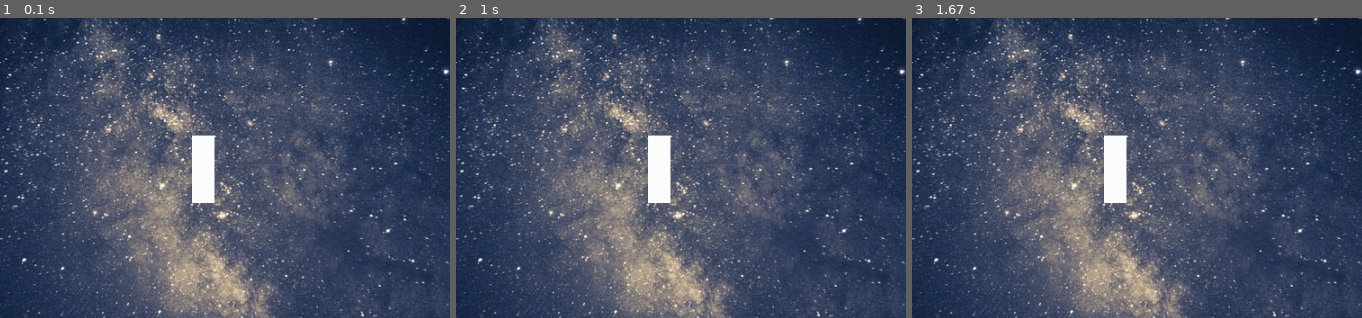
Above: before the commit, frames 1-3 (left to right).
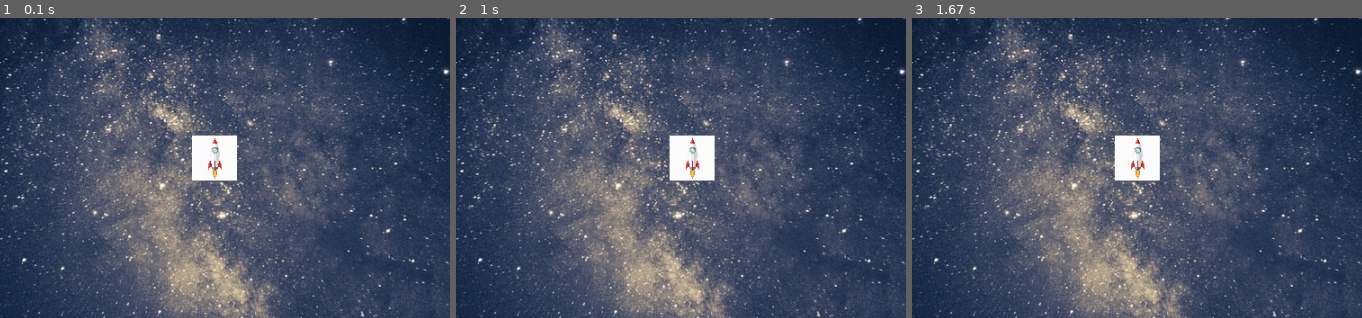
Above: after the commit, the same moments.

Repository: K-Pat/PygameProject
Game: pygame game, started from main.py
The game is run twice, just before and just after one commit, with the same random seed, the same clock (stepped at 60 frames per second) and the same inputs.
Inputs:
- Up to frame 1 (0.1 s): no input
- Up to frame 2 (1 s): hold D 0.33-0.8 s; hold D from 0.83 s (still down)
- Up to frame 3 (1.67 s): release D at 1.3 s; hold A from 1.33 s (still down)
The pictures show only the part of the screen within x 29-79%, y 30-80%; the shares and areas given below are measured in that part.

The runs differ from the first frame. In frame 1, 1.2% of the frame differs, in the area x 42-53%, y 39-62%; in frame 2, 2.7%, in the area x 42-58%, y 39-62%; in frame 3, 1.9%.

Commit message:
Movement Update :( :)
Good News: Sprite Moved

Bad News: Vedant Moved :(

Removed Player Class: Too complex will add back later

added a velocity variable

Added a temporary rocket sprite

sprite moves by velocity based of key events (K_a and K_d)

TODO:

Player class to simplify movement code

better sprite

implement meteors

implement game over and exit menus

implement play again menu

Diff:
--- a/main.py
+++ b/main.py
@@ -11,22 +11,23 @@
     K_ESCAPE,
     KEYDOWN,
     QUIT,
+    K_a,
+    K_d,
 )
 
 # Define constants for the screen width and height
 SCREEN_WIDTH = 1000
 SCREEN_HEIGHT = 667
 
+velocity = 12
+
 bg = pygame.image.load("space.jpeg")
+
+sprite = pygame.image.load("rocket.jpeg")
+sprite = pygame.transform.scale(sprite, (50, 50))
 
 # Define a player object by extending pygame.sprite.Sprite
 # The surface drawn on the screen is now an attribute of 'player'
-class Player(pygame.sprite.Sprite):
-    def __init__(self):
-        super(Player, self).__init__()
-        self.surf = pygame.Surface((25, 75))
-        self.surf.fill((255, 255, 255))
-        self.rect = self.surf.get_rect()
 
 # Initialize pygame
 pygame.init()
@@ -35,14 +36,17 @@
 # The size is determined by the constant SCREEN_WIDTH and SCREEN_HEIGHT
 screen = pygame.display.set_mode((SCREEN_WIDTH, SCREEN_HEIGHT))
 
-# Instantiate player. Right now, this is just a rectangle.
-player = Player()
+x = SCREEN_WIDTH/2
+y = SCREEN_HEIGHT/2
 
 # Variable to keep the main loop running
 running = True
 
 # Main loop
 while running:
+    screen.blit(bg, (0, 0))
+    screen.blit(sprite, (x, y))
+
     # for loop through the event queue
     for event in pygame.event.get():
         # Check for KEYDOWN event
@@ -50,15 +54,19 @@
             # If the Esc key is pressed, then exit the main loop
             if event.key == K_ESCAPE:
                 running = False
+            if event.key == pygame.K_a:
+                x-=velocity
+            if event.key == pygame.K_d:
+                x+=velocity
         # Check for QUIT event. If QUIT, then set running to false.
         elif event.type == QUIT:
             running = False
 
-    # Fill the screen with black
-    screen.blit(bg, (0, 0))
+
+
 
     # Draw the player on the screen
-    screen.blit(player.surf, (SCREEN_WIDTH/2, SCREEN_HEIGHT/2))
+
 
     # Update the display
-    pygame.display.flip()
+    pygame.display.update()
Binary file added: rocket.jpeg
